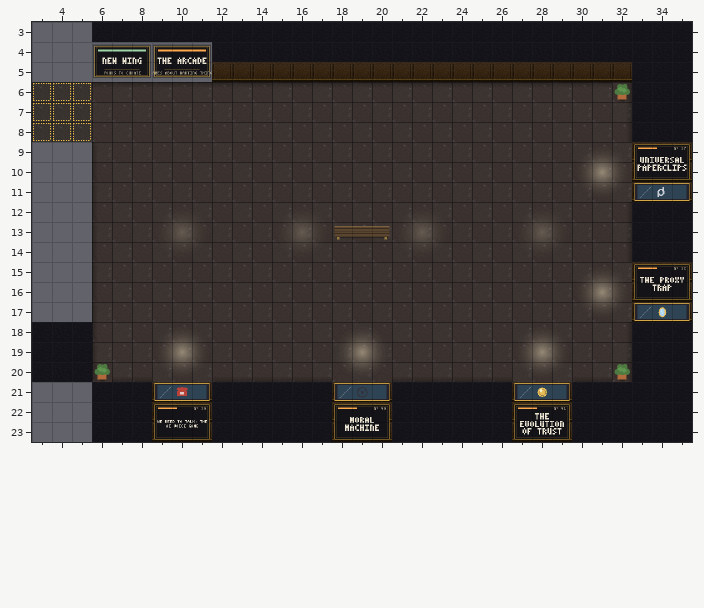
A Tiled map (JSON) gets an edit: maps/arcade.tmj. This is how it looked before the edit.
Cells are 32x32 px. Shown: x 3..35, y 3..23.
Now the later version:
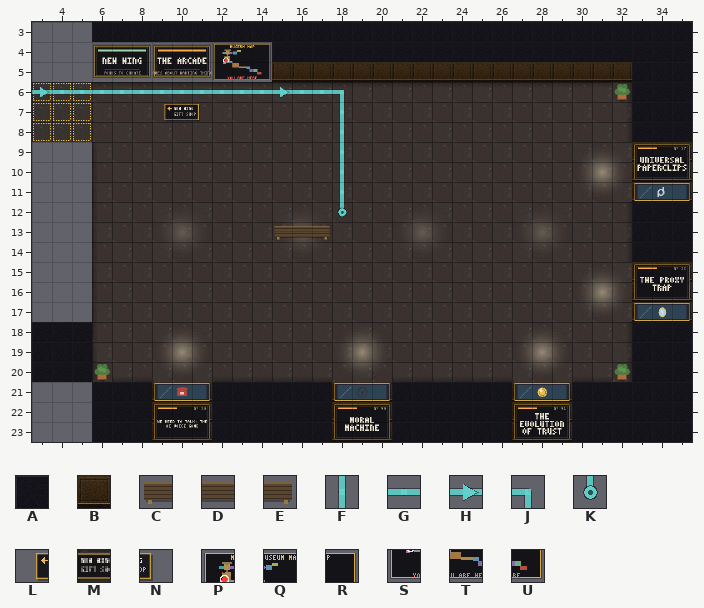
Key: from "Chunk 1": A 5, B 6, C 83, D 84, E 85, F 99, G 100, H 101, J 102, K 103, L 107, M 108, N 109, P 113, Q 114, R 115, S 116, T 117, U 118.
_ is an empty cell.
Tiles of an added or newly shown layer are drawn over the layers below it.
See-through tiles are keyed as they look on the map.
Change:
Layer "wayfinding" (added):
y 6: x 3..18 ________________ -> HGGGGGGGGGGGHGGJ
y 7..11: x 18 _ -> F
y 12: x 18 _ -> K
Layer "signage" (added):
y 7: x 9..11 ___ -> LMN
Layer "props":
y 13: x 15..20 ___CDE -> CDE___
Layer "walls":
y 4: x 12..14 AAA -> PQR
y 5: x 12..14 BBB -> STU
